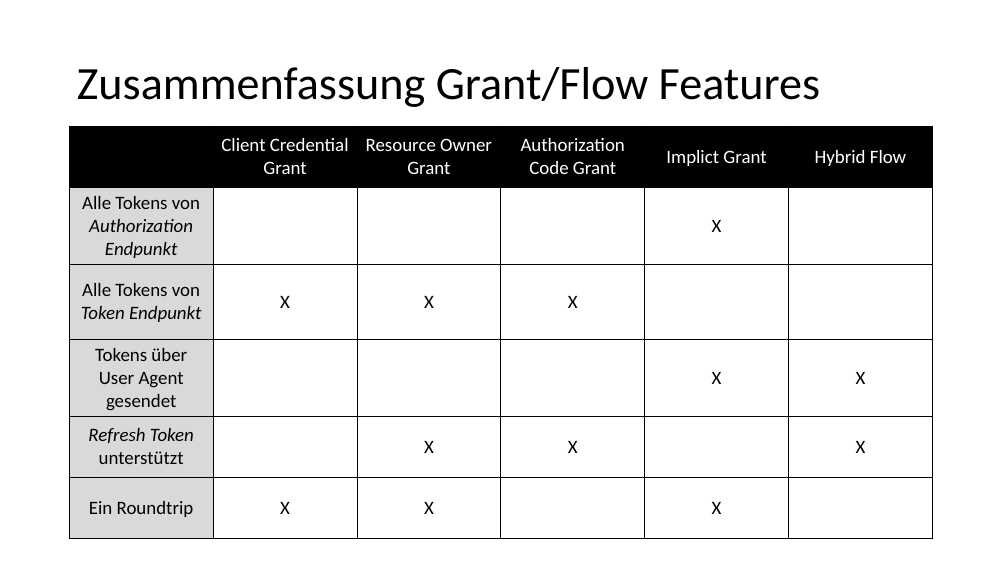
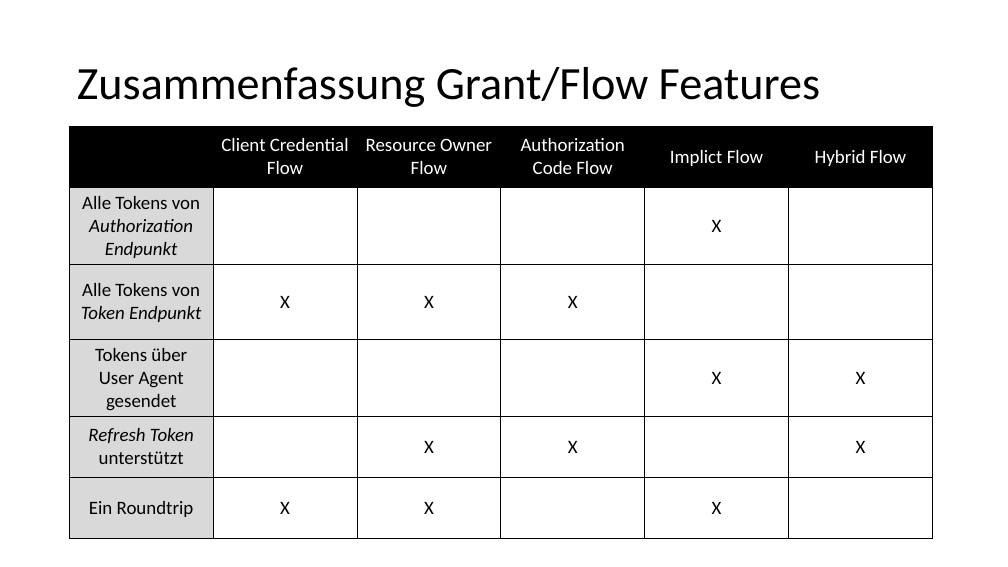
Before and after one commit to danielwagn3r/openid-workshop, a slide deck: slide 43 of OpenID & OAuth.pptx. Drawn at 1008x567 pixels with LibreOffice and Linux fonts; fonts in the diff are those of the drawing. Boxes give left, top, right and bottom in pixels: in the first picture for what was removed or moved away, otherwise in the second. Text is boxed around its words. In the diff, an @@ line names an element or a change of style, - is before the commit and + after.

```diff
--- a/OpenID & OAuth.pptx
+++ b/OpenID & OAuth.pptx
@@ table at (70,126,932,537) @@
-row 1:  | Client Credential Grant | Resource Owner Grant | Authorization Code Grant | Implict Grant | Hybrid Flow
+row 1:  | Client Credential Flow | Resource Owner Flow | Authorization Code Flow | Implict Flow | Hybrid Flow
```
Also in this commit, not shown: 2 other slides changed.
